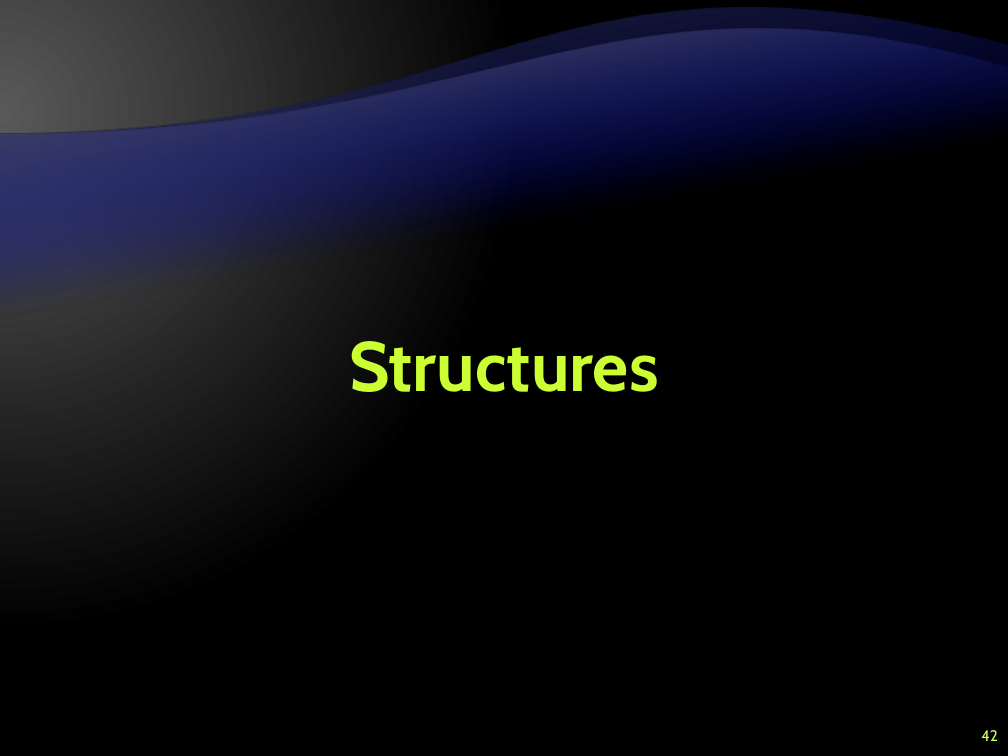
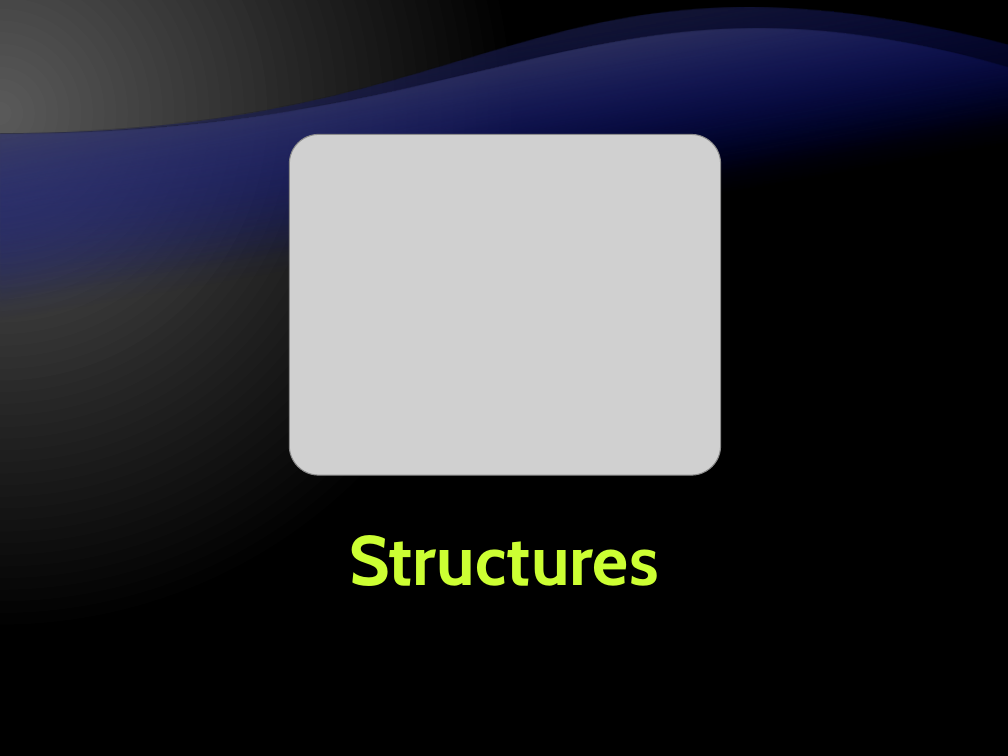
Before and after one commit to Graveheart/aspnetcourse, a slide deck: slide 42 of lectures/4. Object-Oriented Programming with CSharp.pptx. Drawn at 1008x756 pixels with LibreOffice and Linux fonts; fonts in the diff are those of the drawing; grey boxes stand for pictures; background and template pictures are left out. Boxes give left, top, right and bottom in pixels: in the first picture for what was removed or moved away, otherwise in the second. Text is boxed around its words. In the diff, an @@ line names an element or a change of style, - is before the commit and + after.

```diff
--- a/lectures/4. Object-Oriented Programming with CSharp.pptx
+++ b/lectures/4. Object-Oriented Programming with CSharp.pptx
@@ picture added at [289,134,721,475] @@
@@ title "Structures": place and size @@
-title "Structures" at [349,341,658,392]
+title "Structures" at [349,535,658,586]
@@ page number removed at [981,730,998,741] @@
-42
```
Also in this commit, not shown: 28 other slides changed, 1 slide added.
